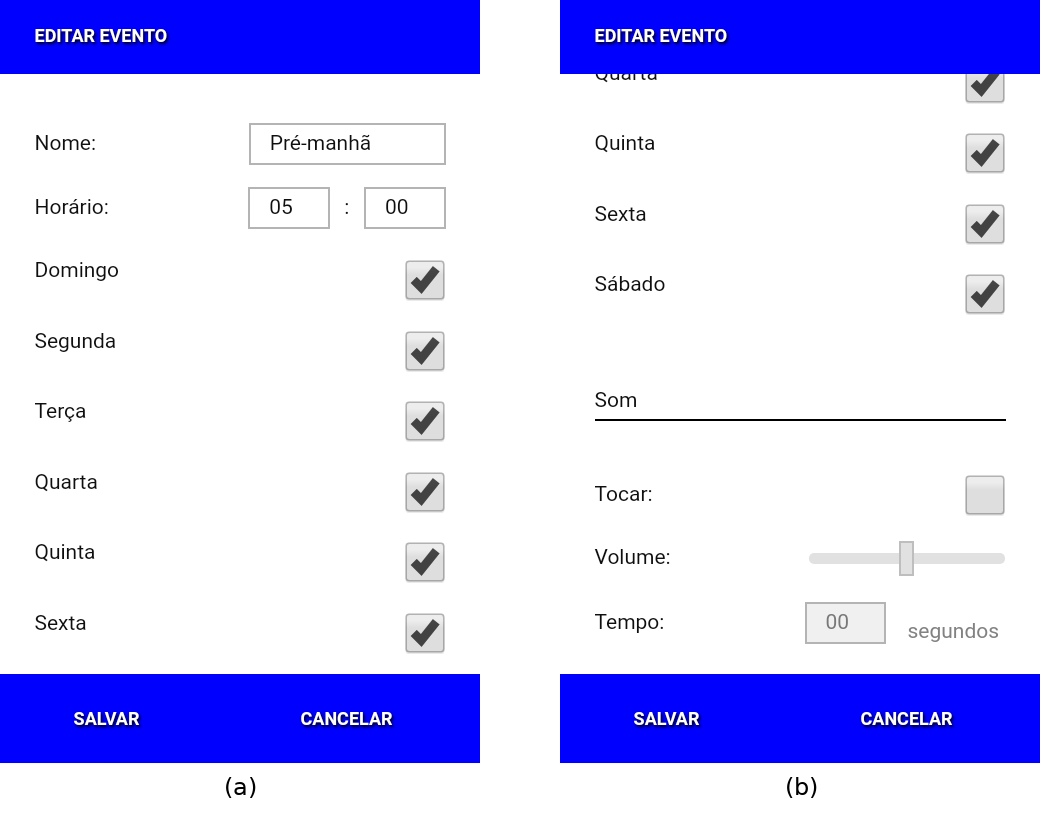
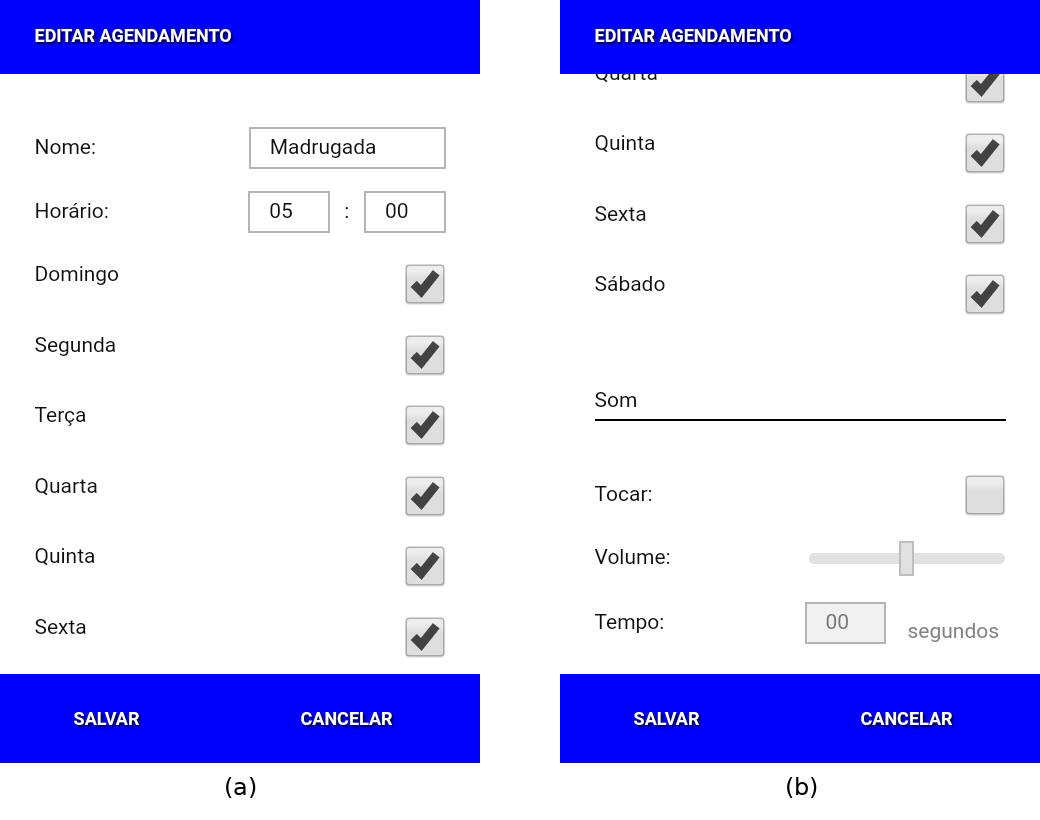
Before/after of a 1040 × 820 layered artwork. What changed in the layer stack:
renamed "(b)" to "editar_agendamento.png", painted on it over [35, 28, 796, 658]
removed layer "Camada" over [35, 28, 796, 658]
